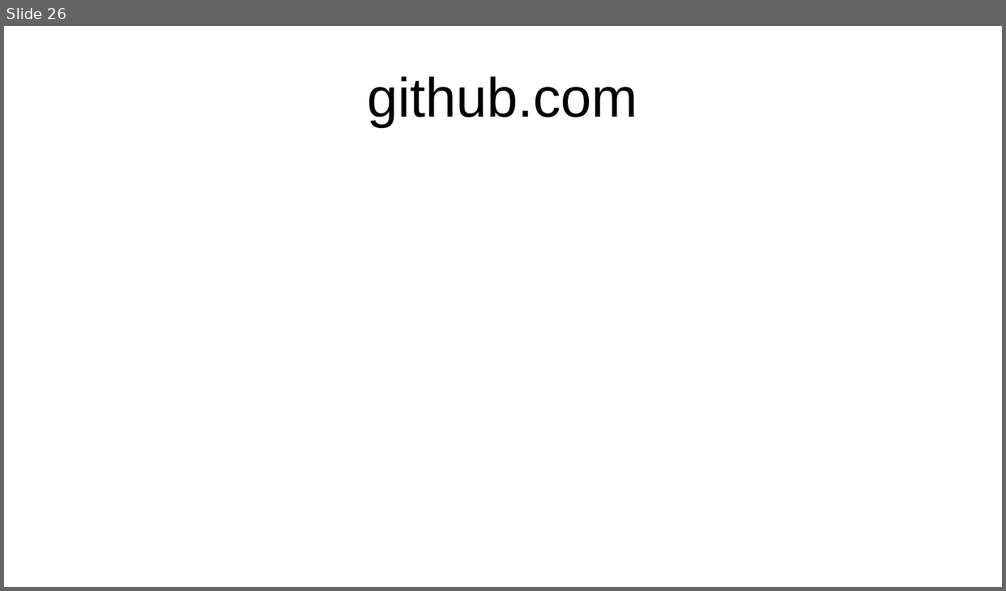
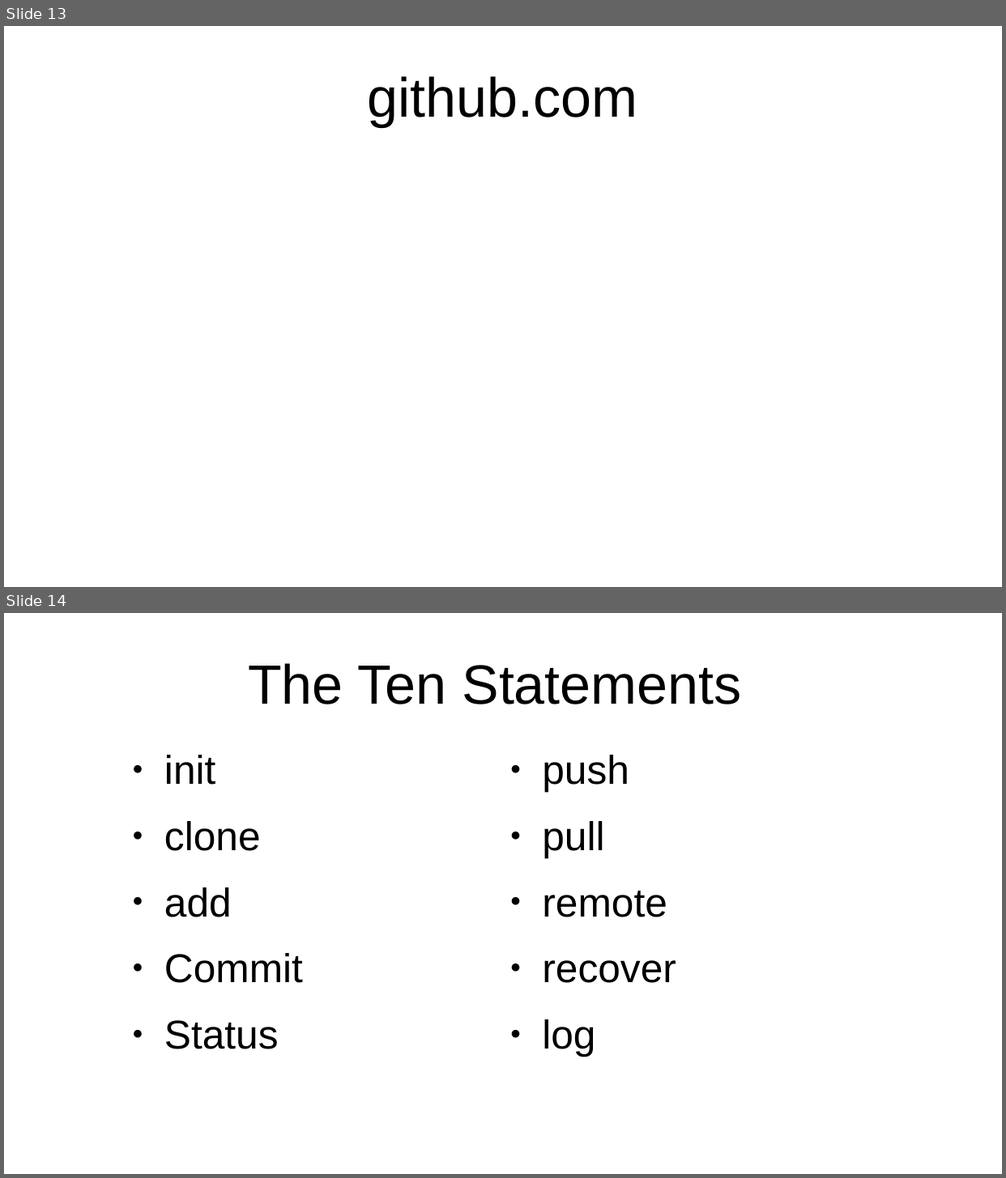
Before and after one commit to flintiii/TenStatementGit, a slide deck: vm_workshop_presentation.odp. Shown one above the other, each under a label of ours: slide 26 before the commit, slides 13 and 14 after it. The pictures are 1006x591 and 1006x1178 pixels, drawn with LibreOffice and Linux fonts; fonts in the diff are those of the drawing. Boxes give left, top, right and bottom in pixels: in the first picture for what was removed or moved away, otherwise in the second. Text is boxed around its words. In the diff, an @@ line names an element or a change of style, - is before the commit and + after.

```diff
--- a/vm_workshop_presentation.odp
+++ b/vm_workshop_presentation.odp
@@ slide 14 added at [4,613,1002,1174], background #FFFFFF @@
@@ title added at [248,663,742,705], 44 pt, text #000000 @@
+The Ten Statements
@@ text added at [164,755,303,1050], 32 pt, text #000000 @@
+● init
+● clone
+● add
+● Commit
+● Status
@@ text added at [542,755,676,1056], 32 pt, text #000000 @@
+● push
+● pull
+● remote
+● recover
+● log
@@ what was slide 26 is now slide 13 @@
```
Also in this commit, not shown: 6 slides changed, 19 other slides added, 16 slides removed.
